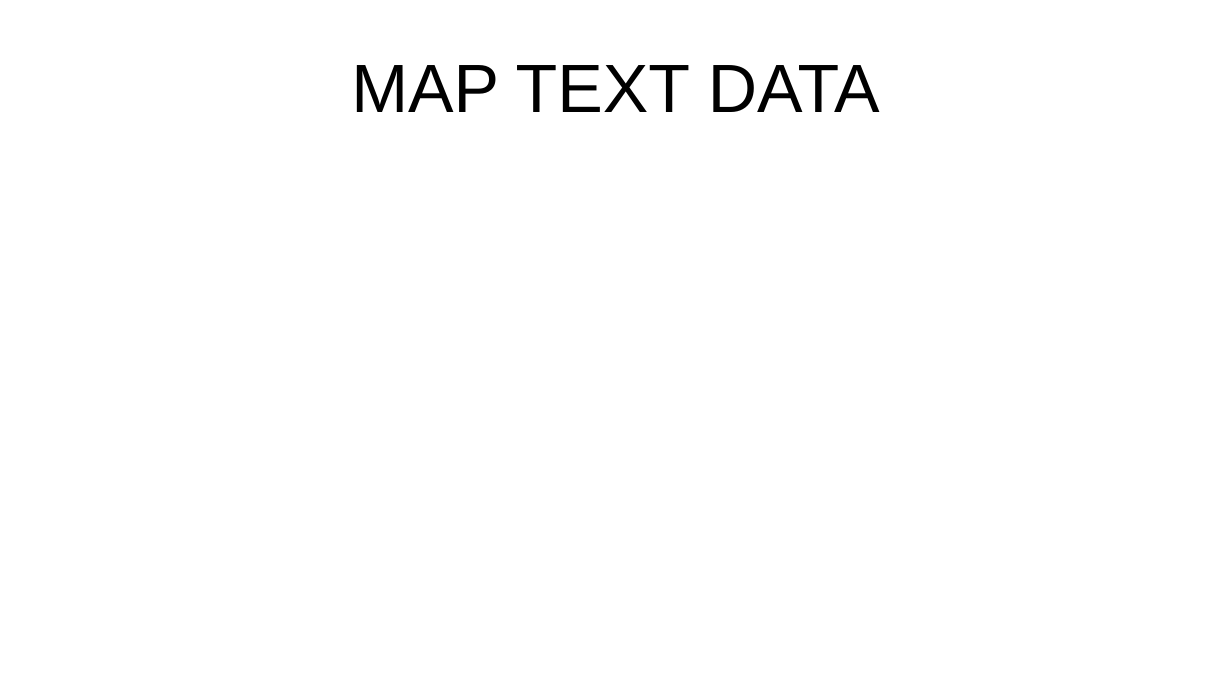
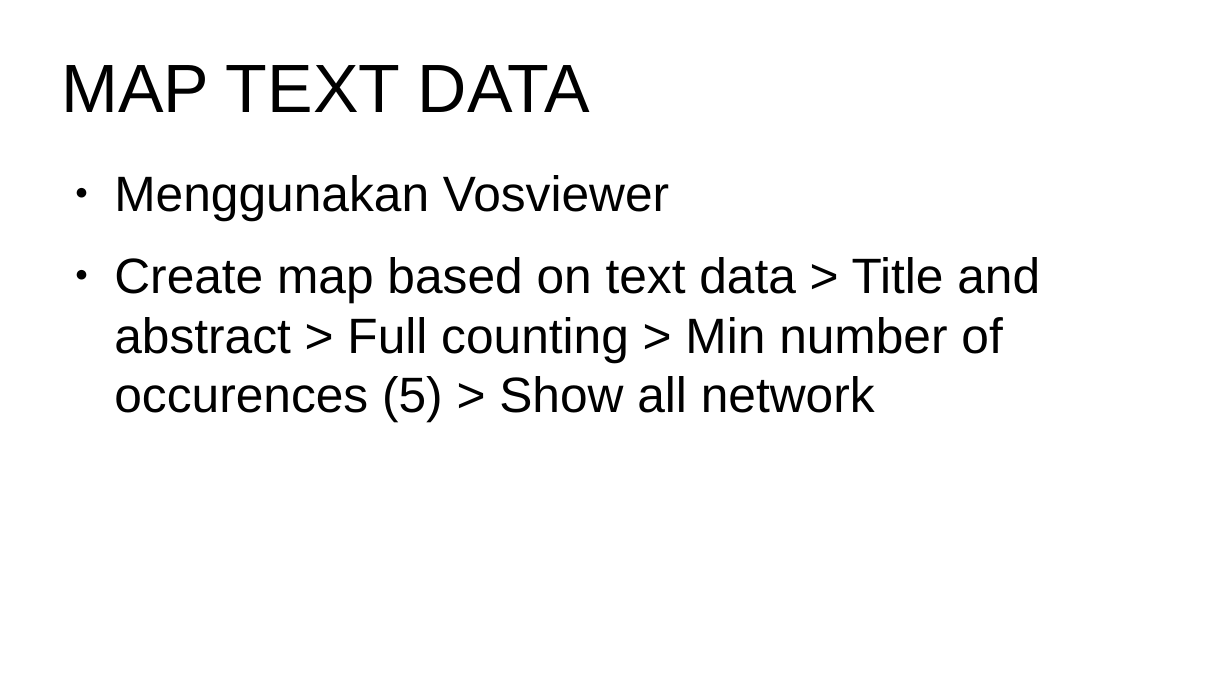
Before and after one commit to dasaptaerwin/pemeringkatanpt2020, a slide deck: slide 2 of PPT-VOS.pptx (slide 1 before the commit). Drawn at 1232x693 pixels with LibreOffice and Linux fonts; fonts in the diff are those of the drawing. Boxes give left, top, right and bottom in pixels: in the first picture for what was removed or moved away, otherwise in the second. Text is boxed around its words. In the diff, an @@ line names an element or a change of style, - is before the commit and + after.

```diff
--- a/PPT-VOS.pptx
+++ b/PPT-VOS.pptx
@@ text "MAP TEXT DATA" at box(62, 65, 590, 112): alignment centre to left @@
@@ text added at box(114, 175, 1040, 422), 32 pt, text #000000 @@
+● Menggunakan Vosviewer
+● Create map based on text data > Title and abstract > Full counting > Min number of occurences (5) > Show all network
```
Also in this commit, not shown: 7 other slides changed, 9 slides added, 8 other files.
